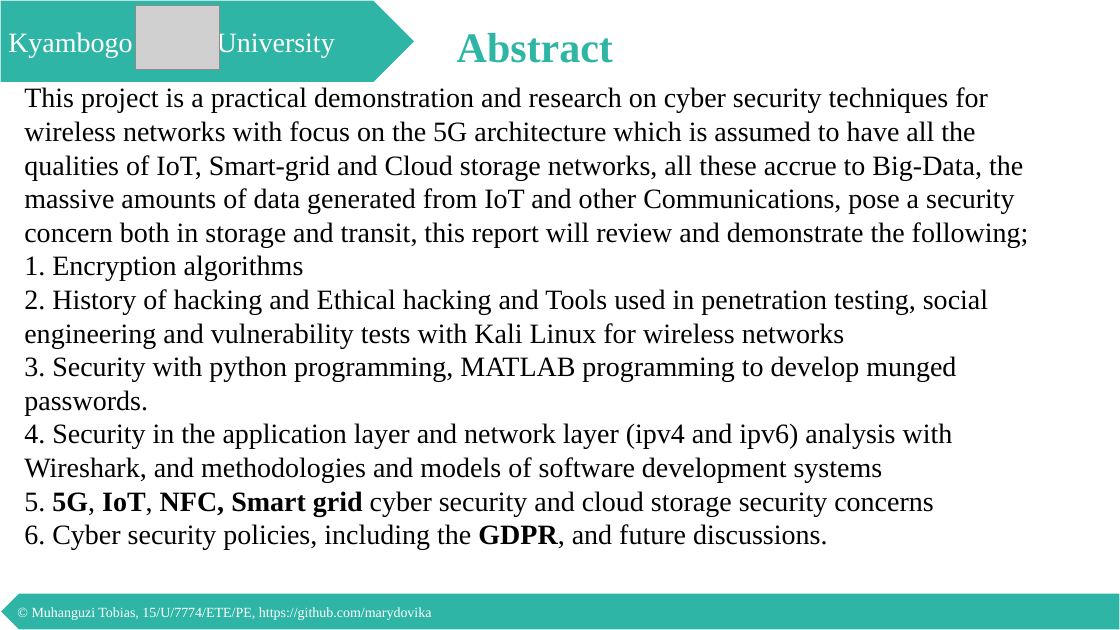
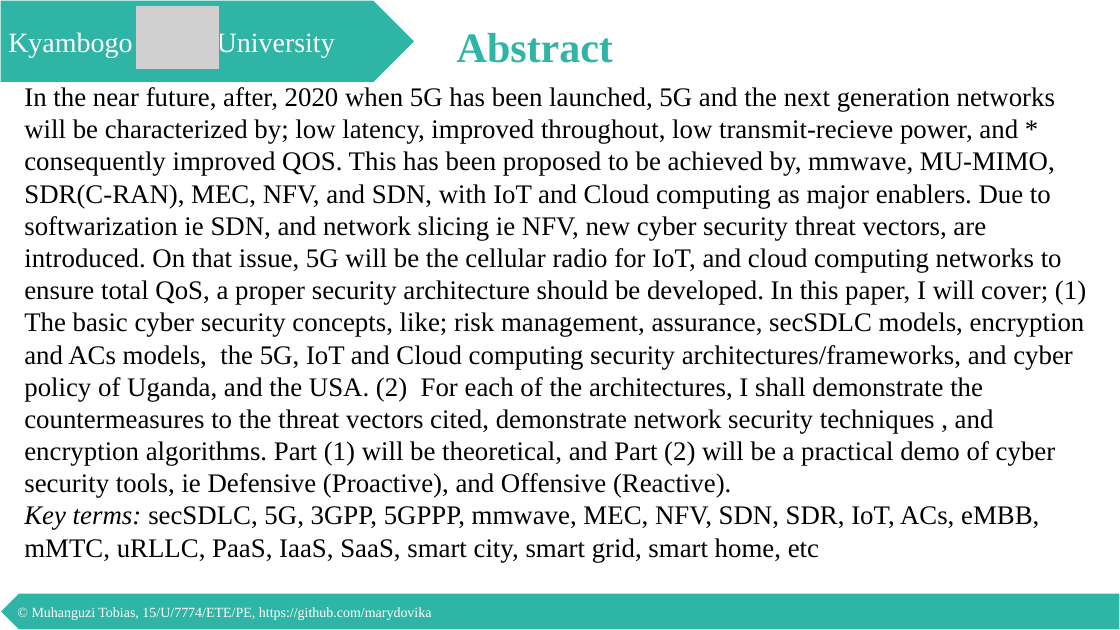
Before and after one commit to marydovika/Cyber-Security-Project-for-5G-IoT-Cloud-NFC, a slide deck: slide 2 of presentations/proposalPresentation.pptx. Drawn at 1120x630 pixels with LibreOffice and Linux fonts; fonts in the diff are those of the drawing; grey boxes stand for pictures. Boxes give left, top, right and bottom in pixels: in the first picture for what was removed or moved away, otherwise in the second. Text is boxed around its words. In the diff, an @@ line names an element or a change of style, - is before the commit and + after.

```diff
--- a/presentations/proposalPresentation.pptx
+++ b/presentations/proposalPresentation.pptx
@@ text at [24, 87, 1086, 562]: text changed; size 24 to 23 pt @@
-This project is a practical demonstration and research on cyber security techniques for wireless networks with focus on the 5G architecture which is assumed to have all the qualities of IoT, Smart-grid and Cloud storage networks, all these accrue to Big-Data, the massive amounts of data generated from IoT and other Communications, pose a security concern both in storage and transit, this report will review and demonstrate the following;
-1. Encryption algorithms
-2. History of hacking and Ethical hacking and Tools used in penetration testing, social engineering and vulnerability tests with Kali Linux for wireless networks
-3. Security with python programming, MATLAB programming to develop munged passwords.
-4. Security in the application layer and network layer (ipv4 and ipv6) analysis with Wireshark, and methodologies and models of software development systems
-5. 5G, IoT, NFC, Smart grid cyber security and cloud storage security concerns
-6. Cyber security policies, including the GDPR, and future discussions.
+In the near future, after, 2020 when 5G has been launched, 5G and the next generation networks will be characterized by; low latency, improved throughout, low transmit-recieve power, and * consequently improved QOS. This has been proposed to be achieved by, mmwave, MU-MIMO, SDR(C-RAN), MEC, NFV, and SDN, with IoT and Cloud computing as major enablers. Due to softwarization ie SDN, and network slicing ie NFV, new cyber security threat vectors, are introduced. On that issue, 5G will be the cellular radio for IoT, and cloud computing networks to ensure total QoS, a proper security architecture should be developed. In this paper, I will cover; (1) The basic cyber security concepts, like; risk management, assurance, secSDLC models, encryption and ACs models, the 5G, IoT and Cloud computing security architectures/frameworks, and cyber policy of Uganda, and the USA. (2) For each of the architectures, I shall demonstrate the countermeasures to the threat vectors cited, demonstrate network security techniques , and encryption algorithms. Part (1) will be theoretical, and Part (2) will be a practical demo of cyber security tools, ie Defensive (Proactive), and Offensive (Reactive).
+Key terms: secSDLC, 5G, 3GPP, 5GPPP, mmwave, MEC, NFV, SDN, SDR, IoT, ACs, eMBB, mMTC, uRLLC, PaaS, IaaS, SaaS, smart city, smart grid, smart home, etc
```
Also in this commit, not shown: 26 other slides changed.
